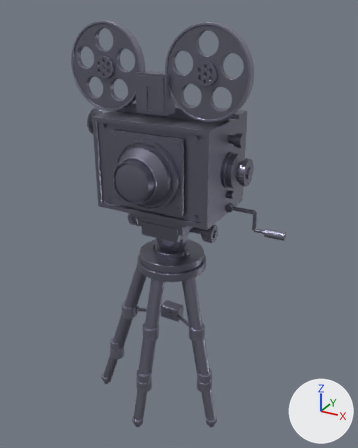
An edit to the glTF model src/assets/market-camera.glb, drawn before and after from the same camera.
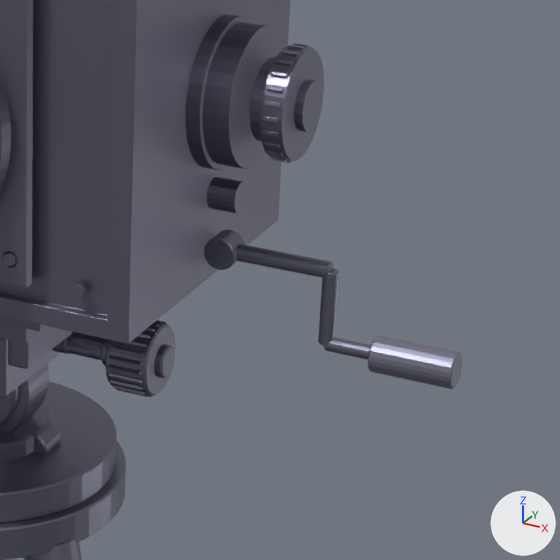
Each version is shown whole from a 50 mm camera at (829.0, -1451.0, 499.0) aimed at (54.0, -42.0, -205.0), then close up on the part from 49% to 87% of the width and 33% to 63% of the height. Lighting does not change. The marker at lower right points along +X, +Y and +Z. The first two pictures are the older version. Where no turn or scale is listed for an object, it has been applied to the vertices. Vertices at exactly the same position are counted once.

The first close-up shows 'camera_body', 'crank', 'head', 'lens', 'tripod'.
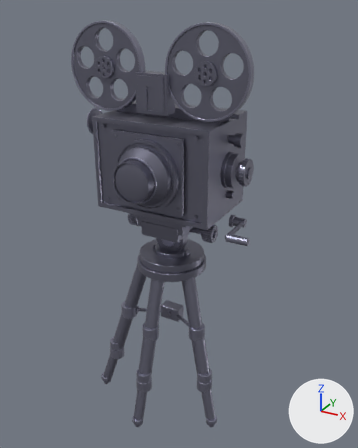
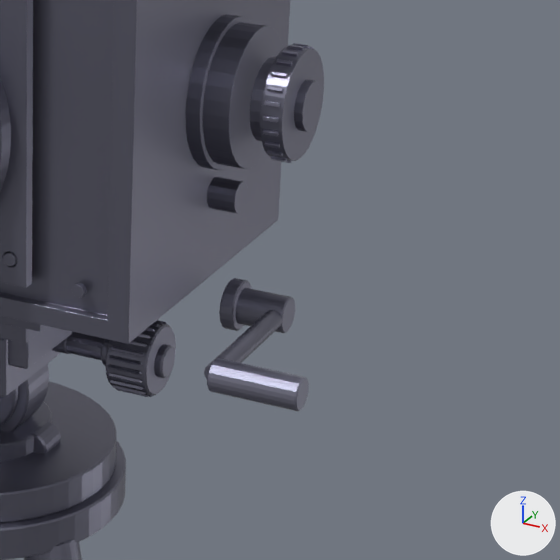
Boxes [x1, y1, x2, y2] around the edits, measured in the close-ups (560 x 560 px; the box of a moved part takes in the faces that stretch with it):
```json
{"object": "crank", "change": "reshaped", "before": [204, 230, 463, 389], "after": [204, 278, 309, 411], "on screen": "59% narrower, 16% shorter"}
{"part": 1, "of": "me_cylinder_096", "change": "moved or reshaped", "before": [204, 230, 245, 270], "after": [236, 288, 295, 333]}
{"part": 2, "of": "me_cylinder_096", "change": "moved or reshaped", "before": [318, 268, 339, 346], "after": [204, 310, 282, 379]}
{"part": 3, "of": "me_cylinder_096", "change": "moved or reshaped", "before": [324, 338, 371, 360], "on screen": "not visible afterwards"}
{"part": 4, "of": "me_cylinder_096", "change": "moved or reshaped", "before": [368, 335, 463, 389], "after": [207, 358, 309, 411]}
{"part": 5, "of": "me_cylinder_096", "change": "moved or reshaped", "before": [236, 244, 334, 278], "after": [219, 278, 252, 331]}
```

Edits to the scene script, one JSON object a line:
```json
{"block": "me_cylinder_096", "where": "# used by ob_crank; location = (259.0, 0.0, -171.0)"}
{"op": "remove", "block": "me_cylinder_096", "code": "me_cylinder_096.from_pydata(...)  # 512 vertices, 1004 faces; spans x -46.0..167.0, y -15.0..15.0, z -32.0..59.0"}
{"op": "add", "block": "me_cylinder_096", "code": "me_cylinder_096.from_pydata(...)  # 512 vertices, 1004 faces; spans x -26.0..90.0, y -145.0..21.0, z -21.0..21.0"}
{"block": "me_cylinder_096", "change": "me_cylinder_096 part 1: the loose piece of 128 vertices spanning x -46.0..-18.0, y -12.0..12.0, z 32.0..59.0 is multiplied about its middle by the matrix ((0.0, -2.225, 0.0), (0.0, 0.0, 1.116), (-1.116, 0.0, 0.0)), then moved by (32.0, 0.0, -46.0)"}
{"block": "me_cylinder_096", "change": "me_cylinder_096 part 2: the loose piece of 96 vertices spanning x 52.0..66.0, y -7.0..7.0, z -17.0..46.0 is multiplied about its middle by the matrix ((1.252, 0.0, 0.0), (0.0, 0.0, 2.116), (0.0, -1.252, 0.0)), then moved by (-41.0, -66.0, -14.0)"}
{"block": "me_cylinder_096", "change": "me_cylinder_096 part 3: the loose piece of 96 vertices spanning x 59.0..99.0, y -6.0..6.0, z -23.0..-11.0 is multiplied about its middle by the matrix ((0.0, 0.908, 0.0), (-2.184, 0.0, 0.0), (0.0, 0.0, 0.908)), then moved by (-61.0, -77.0, 17.0)"}
{"block": "me_cylinder_096", "change": "me_cylinder_096 part 4: the loose piece of 96 vertices spanning x 99.0..167.0, y -15.0..15.0, z -32.0..-2.0 is scaled about its middle by (1.06, 0.861, 0.861), then moved by (-79.0, -132.0, 17.0)"}
{"block": "me_cylinder_096", "change": "me_cylinder_096 part 5: 96 of 512 vertices moved; they spanned x -21.0..59.0, y -7.0..7.0, z 39.0..53.0 and now span x -26.0..-14.0, y -21.0..21.0, z -21.0..21.0; mean shift (-39.0, 0.0, -46.0); largest move (58.0, 7.0, 47.0) -> (-15.0, 5.0, -20.0)"}
```
